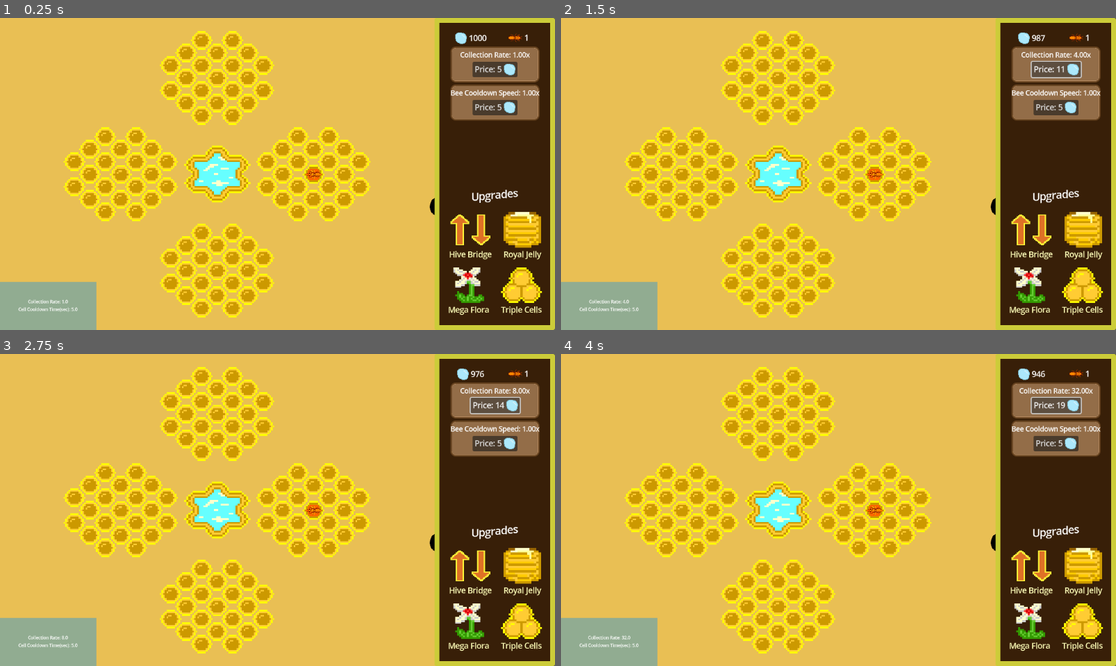
Above: before the commit, frames 1-4 (two rows, left to right).
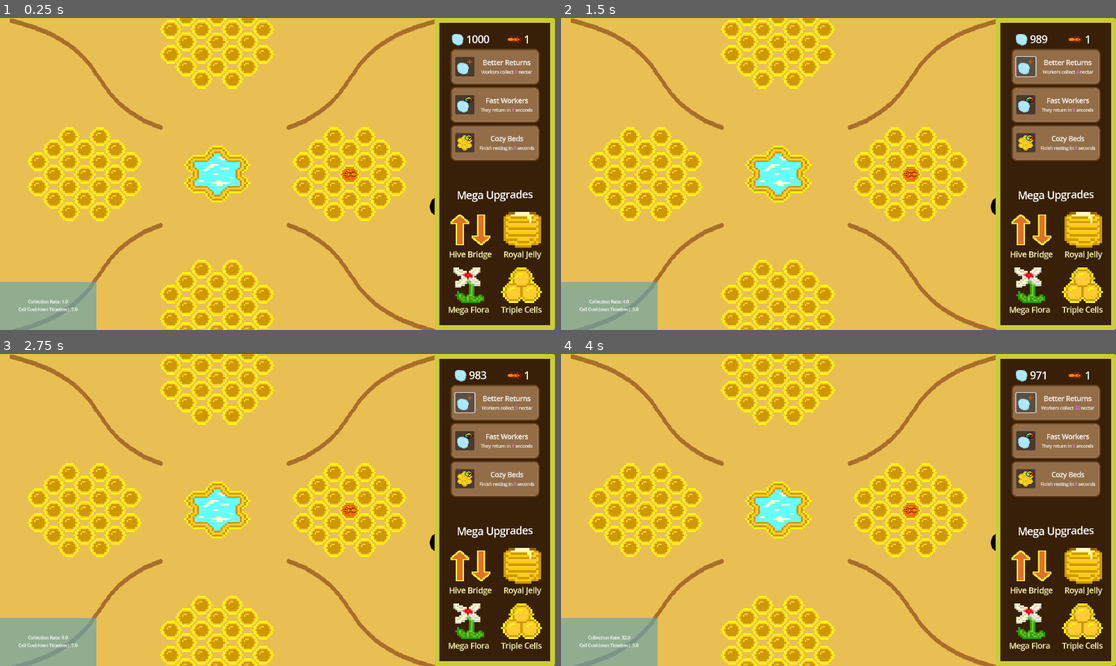
Above: after the commit, the same moments.

Repository: SBSoftwareDev/brainless
Game: Godot game, scene res://src/scenes/game.tscn
The game is run twice, just before and just after one commit, with the same random seed, the same clock (stepped at 60 frames per second) and the same inputs.
Inputs (mouse positions are in pixels of both pictures, inside the frame that each line leads up to; where the layout moved, square brackets give the same spot in the first picture):
- Up to frame 1 (0.25 s): no input
- Up to frame 2 (1.5 s): click (1027, 67) [1054, 67] at 0.5 s; click (1027, 67) [1054, 67] at 1.25 s
- Up to frame 3 (2.75 s): click (466, 403) [493, 403] at 2 s
- Up to frame 4 (4 s): click (1027, 403) [1054, 403] at 2.75 s; click (1027, 403) [1054, 403] at 3.5 s

The runs differ from the first frame. In frame 1, 25% of the frame differs, in the area x 1-98%, y 0-100%; in frame 2, 25%; in frame 3, 25%; in frame 4, 25%.

Commit message:
added new icons for upgrade panel

Diff:
--- a/src/scenes/background.tscn
+++ b/src/scenes/background.tscn
@@ -1,6 +1,7 @@
-[gd_scene load_steps=2 format=3 uid="uid://cuxp5sg65mf58"]
+[gd_scene load_steps=3 format=3 uid="uid://cuxp5sg65mf58"]
 
 [ext_resource type="Texture2D" uid="uid://bj3surl3e6k2v" path="res://assets/img/spritesheet/Background_image.png" id="1_cep3i"]
+[ext_resource type="Texture2D" uid="uid://dvqgdheoimi34" path="res://assets/img/spritesheet/Background_image_test.png" id="2_5tykl"]
 
 [node name="Node2D" type="Node2D"]
 
@@ -8,3 +9,8 @@
 position = Vector2(147.50009, 327.00003)
 scale = Vector2(0.9046666, 1.1244445)
 texture = ExtResource("1_cep3i")
+
+[node name="Test_Image" type="Sprite2D" parent="."]
+position = Vector2(147.50009, 327.00003)
+scale = Vector2(0.9046666, 1.1244445)
+texture = ExtResource("2_5tykl")
--- a/src/scenes/bee_hole.tscn
+++ b/src/scenes/bee_hole.tscn
@@ -8,7 +8,7 @@
 region = Rect2(2, 61, 31, 31)
 
 [sub_resource type="CircleShape2D" id="CircleShape2D_1hcwi"]
-radius = 5.0990195
+radius = 1.0
 
 [node name="BeeHole" type="Sprite2D"]
 texture = SubResource("AtlasTexture_vru7b")
--- a/src/scenes/control.tscn
+++ b/src/scenes/control.tscn
@@ -1,9 +1,11 @@
-[gd_scene load_steps=11 format=3 uid="uid://by3idyv3mn488"]
+[gd_scene load_steps=13 format=3 uid="uid://by3idyv3mn488"]
 
 [ext_resource type="Script" uid="uid://2fy1ymhb4egt" path="res://src/scripts/control.gd" id="1_gp5ph"]
-[ext_resource type="Texture2D" uid="uid://dh722kf4b7uh3" path="res://assets/img/ui/nectar.png" id="2_k1qm1"]
+[ext_resource type="Texture2D" uid="uid://b5k832ub84p2u" path="res://assets/img/ui/nectar_upgrade.png" id="2_d3vkj"]
+[ext_resource type="Texture2D" uid="uid://due1576v6dxnm" path="res://assets/img/ui/nectar_upgrade_speed.png" id="3_0rqde"]
 [ext_resource type="Texture2D" uid="uid://3guvieubuwy8" path="res://assets/img/spritesheet/HiveBridge.png" id="3_210pg"]
 [ext_resource type="PackedScene" uid="uid://cwnf6ld0o4bvt" path="res://src/scenes/price_panel.tscn" id="3_n54qu"]
+[ext_resource type="Texture2D" uid="uid://dx4cibiih8nay" path="res://assets/img/ui/cell_upgrade_speed.png" id="4_dmqt0"]
 [ext_resource type="Texture2D" uid="uid://dlknyeiv5bvmo" path="res://assets/img/spritesheet/Icons_0.3.png" id="4_hy5tx"]
 
 [sub_resource type="StyleBoxFlat" id="StyleBoxFlat_hy5tx"]
@@ -98,8 +100,10 @@
 layout_mode = 2
 size_flags_horizontal = 3
 size_flags_vertical = 3
+theme_override_font_sizes/normal_font_size = 21
 bbcode_enabled = true
 text = "N:"
+fit_content = true
 scroll_active = false
 horizontal_alignment = 1
 
@@ -109,8 +113,10 @@
 layout_mode = 2
 size_flags_horizontal = 3
 size_flags_vertical = 3
+theme_override_font_sizes/normal_font_size = 21
 bbcode_enabled = true
 text = "B:"
+fit_content = true
 scroll_active = false
 horizontal_alignment = 1
 
@@ -124,71 +130,151 @@
 layout_mode = 2
 theme_override_styles/panel = SubResource("StyleBoxFlat_k1qm1")
 
-[node name="VBoxContainer" type="VBoxContainer" parent="Panel/VBoxContainer/RateUpgradePanel/Panel"]
+[node name="MarginContainer" type="MarginContainer" parent="Panel/VBoxContainer/RateUpgradePanel/Panel"]
 layout_mode = 1
-anchors_preset = 8
-anchor_left = 0.5
-anchor_top = 0.5
-anchor_right = 0.5
-anchor_bottom = 0.5
-offset_left = -111.0
-offset_top = -29.0
-offset_right = 111.0
-offset_bottom = 29.0
+anchors_preset = 15
+anchor_right = 1.0
+anchor_bottom = 1.0
 grow_horizontal = 2
 grow_vertical = 2
-
-[node name="Label" type="Label" parent="Panel/VBoxContainer/RateUpgradePanel/Panel/VBoxContainer"]
-layout_mode = 2
-size_flags_horizontal = 4
+theme_override_constants/margin_left = 10
+theme_override_constants/margin_right = 10
+
+[node name="HBox" type="HBoxContainer" parent="Panel/VBoxContainer/RateUpgradePanel/Panel/MarginContainer"]
+layout_mode = 2
+theme_override_constants/separation = 10
+
+[node name="RateUpgradeButton" type="Button" parent="Panel/VBoxContainer/RateUpgradePanel/Panel/MarginContainer/HBox"]
+layout_mode = 2
+size_flags_horizontal = 4
+size_flags_vertical = 4
+icon = ExtResource("2_d3vkj")
+icon_alignment = 2
+
+[node name="VBoxContainer" type="VBoxContainer" parent="Panel/VBoxContainer/RateUpgradePanel/Panel/MarginContainer/HBox"]
+layout_mode = 2
+size_flags_horizontal = 3
+alignment = 1
+
+[node name="Label" type="Label" parent="Panel/VBoxContainer/RateUpgradePanel/Panel/MarginContainer/HBox/VBoxContainer"]
+layout_mode = 2
+size_flags_horizontal = 4
+size_flags_vertical = 1
 theme_override_font_sizes/font_size = 14
-text = "Collection Rate: 1.00x"
-
-[node name="RateUpgradeButton" type="Button" parent="Panel/VBoxContainer/RateUpgradePanel/Panel/VBoxContainer"]
-layout_mode = 2
-size_flags_horizontal = 4
-size_flags_vertical = 4
-text = "Price: 5"
-icon = ExtResource("2_k1qm1")
-icon_alignment = 2
-
-[node name="CellCooldownUpgradePanel2" type="MarginContainer" parent="Panel/VBoxContainer"]
+text = "Better Returns"
+horizontal_alignment = 1
+vertical_alignment = 1
+
+[node name="Label2" type="RichTextLabel" parent="Panel/VBoxContainer/RateUpgradePanel/Panel/MarginContainer/HBox/VBoxContainer"]
+layout_mode = 2
+theme_override_font_sizes/normal_font_size = 9
+bbcode_enabled = true
+text = "Workers collect [color=#E47DFF]X[/color] nectar"
+fit_content = true
+horizontal_alignment = 1
+vertical_alignment = 1
+
+[node name="SpeedUpgradePanel" type="MarginContainer" parent="Panel/VBoxContainer"]
 layout_mode = 2
 theme_override_constants/margin_left = 5
 theme_override_constants/margin_right = 5
 
-[node name="Panel" type="Panel" parent="Panel/VBoxContainer/CellCooldownUpgradePanel2"]
+[node name="Panel" type="Panel" parent="Panel/VBoxContainer/SpeedUpgradePanel"]
 custom_minimum_size = Vector2(0, 75)
 layout_mode = 2
 theme_override_styles/panel = SubResource("StyleBoxFlat_k1qm1")
 
-[node name="VBoxContainer" type="VBoxContainer" parent="Panel/VBoxContainer/CellCooldownUpgradePanel2/Panel"]
-layout_mode = 1
-anchors_preset = 8
-anchor_left = 0.5
-anchor_top = 0.5
-anchor_right = 0.5
-anchor_bottom = 0.5
-offset_left = -111.0
-offset_top = -29.0
-offset_right = 111.0
-offset_bottom = 29.0
-grow_horizontal = 2
-grow_vertical = 2
-
-[node name="Label" type="Label" parent="Panel/VBoxContainer/CellCooldownUpgradePanel2/Panel/VBoxContainer"]
-layout_mode = 2
-size_flags_horizontal = 4
+[node name="MarginContainer" type="MarginContainer" parent="Panel/VBoxContainer/SpeedUpgradePanel/Panel"]
+layout_mode = 0
+offset_right = 185.0
+offset_bottom = 75.0
+theme_override_constants/margin_left = 10
+theme_override_constants/margin_right = 10
+
+[node name="HBox2" type="HBoxContainer" parent="Panel/VBoxContainer/SpeedUpgradePanel/Panel/MarginContainer"]
+layout_mode = 2
+theme_override_constants/separation = 10
+
+[node name="SpeedUpgradeButton" type="Button" parent="Panel/VBoxContainer/SpeedUpgradePanel/Panel/MarginContainer/HBox2"]
+layout_mode = 2
+size_flags_horizontal = 4
+size_flags_vertical = 4
+icon = ExtResource("3_0rqde")
+icon_alignment = 2
+
+[node name="VBoxContainer" type="VBoxContainer" parent="Panel/VBoxContainer/SpeedUpgradePanel/Panel/MarginContainer/HBox2"]
+layout_mode = 2
+size_flags_horizontal = 3
+alignment = 1
+
+[node name="Label" type="Label" parent="Panel/VBoxContainer/SpeedUpgradePanel/Panel/MarginContainer/HBox2/VBoxContainer"]
+layout_mode = 2
+size_flags_horizontal = 4
+size_flags_vertical = 1
 theme_override_font_sizes/font_size = 14
-text = "Bee Cooldown Speed: 1.00x"
-
-[node name="CellUpgradeButton" type="Button" parent="Panel/VBoxContainer/CellCooldownUpgradePanel2/Panel/VBoxContainer"]
+text = "Fast Workers"
+horizontal_alignment = 1
+vertical_alignment = 1
+
+[node name="Label2" type="RichTextLabel" parent="Panel/VBoxContainer/SpeedUpgradePanel/Panel/MarginContainer/HBox2/VBoxContainer"]
+layout_mode = 2
+theme_override_font_sizes/normal_font_size = 9
+bbcode_enabled = true
+text = "They return in [color=#E47DFF]X[/color] seconds"
+fit_content = true
+horizontal_alignment = 1
+vertical_alignment = 1
+
+[node name="CellCooldownUpgradePanel3" type="MarginContainer" parent="Panel/VBoxContainer"]
+layout_mode = 2
+theme_override_constants/margin_left = 5
+theme_override_constants/margin_right = 5
+
+[node name="Panel" type="Panel" parent="Panel/VBoxContainer/CellCooldownUpgradePanel3"]
+custom_minimum_size = Vector2(0, 75)
+layout_mode = 2
+theme_override_styles/panel = SubResource("StyleBoxFlat_k1qm1")
+
+[node name="MarginContainer" type="MarginContainer" parent="Panel/VBoxContainer/CellCooldownUpgradePanel3/Panel"]
+layout_mode = 0
+offset_right = 185.0
+offset_bottom = 75.0
+theme_override_constants/margin_left = 10
+theme_override_constants/margin_right = 10
+
+[node name="HBox2" type="HBoxContainer" parent="Panel/VBoxContainer/CellCooldownUpgradePanel3/Panel/MarginContainer"]
+layout_mode = 2
+theme_override_constants/separation = 10
+
+[node name="CellUpgradeButton" type="Button" parent="Panel/VBoxContainer/CellCooldownUpgradePanel3/Panel/MarginContainer/HBox2"]
 layout_mode = 2
 size_flags_horizontal = 4
 size_flags_vertical = 4
-text = "Price: 5"
-icon = ExtResource("2_k1qm1")
+icon = ExtResource("4_dmqt0")
 icon_alignment = 2
+
+[node name="VBoxContainer" type="VBoxContainer" parent="Panel/VBoxContainer/CellCooldownUpgradePanel3/Panel/MarginContainer/HBox2"]
+layout_mode = 2
+size_flags_horizontal = 3
+alignment = 1
+
+[node name="Label" type="Label" parent="Panel/VBoxContainer/CellCooldownUpgradePanel3/Panel/MarginContainer/HBox2/VBoxContainer"]
+layout_mode = 2
+size_flags_horizontal = 4
+size_flags_vertical = 1
+theme_override_font_sizes/font_size = 14
+text = "Cozy Beds"
+horizontal_alignment = 1
+vertical_alignment = 1
+
+[node name="Label2" type="RichTextLabel" parent="Panel/VBoxContainer/CellCooldownUpgradePanel3/Panel/MarginContainer/HBox2/VBoxContainer"]
+layout_mode = 2
+theme_override_font_sizes/normal_font_size = 9
+bbcode_enabled = true
+text = "Finish resting in [color=#E47DFF]X[/color] seconds"
+fit_content = true
+horizontal_alignment = 1
+vertical_alignment = 1
 
 [node name="MarginContainer2" type="MarginContainer" parent="Panel/VBoxContainer"]
 layout_mode = 2
@@ -205,7 +291,7 @@
 layout_mode = 2
 theme_override_font_sizes/normal_font_size = 21
 bbcode_enabled = true
-text = "[wave amp=50.0 freq=5.0 connected=1]Upgrades[/wave]"
+text = "[wave amp=10.0 freq=5.0 connected=1]Mega Upgrades[/wave]"
 fit_content = true
 horizontal_alignment = 1
 vertical_alignment = 1
@@ -282,5 +368,8 @@
 [node name="PricePanel" parent="." instance=ExtResource("3_n54qu")]
 layout_mode = 1
 
-[connection signal="pressed" from="Panel/VBoxContainer/RateUpgradePanel/Panel/VBoxContainer/RateUpgradeButton" to="." method="_on_rate_upgrade_button_pressed"]
-[connection signal="pressed" from="Panel/VBoxContainer/CellCooldownUpgradePanel2/Panel/VBoxContainer/CellUpgradeButton" to="." method="_on_cell_upgrade_button_pressed"]
+[connection signal="mouse_entered" from="Panel/VBoxContainer/RateUpgradePanel/Panel" to="." method="_on_panel_mouse_entered"]
+[connection signal="mouse_exited" from="Panel/VBoxContainer/RateUpgradePanel/Panel" to="." method="_on_panel_mouse_exited"]
+[connection signal="pressed" from="Panel/VBoxContainer/RateUpgradePanel/Panel/MarginContainer/HBox/RateUpgradeButton" to="." method="_on_rate_upgrade_button_pressed"]
+[connection signal="pressed" from="Panel/VBoxContainer/SpeedUpgradePanel/Panel/MarginContainer/HBox2/SpeedUpgradeButton" to="." method="_on_cell_upgrade_button_pressed"]
+[connection signal="pressed" from="Panel/VBoxContainer/CellCooldownUpgradePanel3/Panel/MarginContainer/HBox2/CellUpgradeButton" to="." method="_on_cell_upgrade_button_pressed"]
--- a/src/scripts/control.gd
+++ b/src/scripts/control.gd
@@ -7,10 +7,11 @@
 @onready var bee_amount_label: RichTextLabel = %BeeAmountLabel
 @onready var price_panel: Control = $PricePanel
 @onready var cell_cooldown_label: Label = $Panel/VBoxContainer/CellCooldownUpgradePanel2/Panel/VBoxContainer/Label
-@onready var rate_upgrade_label: Label = $Panel/VBoxContainer/RateUpgradePanel/Panel/VBoxContainer/Label
+@onready var rate_upgrade_label: RichTextLabel = $"Panel/VBoxContainer/RateUpgradePanel/Panel/MarginContainer/HBox/VBoxContainer/Label2"
 @onready var rate_upgrade_button: Button = $Panel/VBoxContainer/RateUpgradePanel/Panel/VBoxContainer/RateUpgradeButton
 @onready var cell_upgrade_button: Button = $Panel/VBoxContainer/CellCooldownUpgradePanel2/Panel/VBoxContainer/CellUpgradeButton
 
+@onready var rate_panel: Panel = $Panel/VBoxContainer/RateUpgradePanel/Panel
 
 func _ready() -> void:
 	nectar_amount_label.text = str("[img]res://assets/img/ui/nectar.png[/img] 0")
@@ -25,6 +26,8 @@
 
 	updatePricePanel()
 
+
+
 func updatePricePanel() -> void:
 	var mousePos :Vector2 = get_viewport().get_mouse_position()
 	if mousePos:
@@ -35,12 +38,20 @@
 	var bought = economy.buyCellCooldownUpgrade()
 	if bought:
 		cell_cooldown_label.text = str("Bee Cooldown Speed: ", player_stats.upgrade_cell_cooldown_rate(), "x")
-		cell_upgrade_button.text = str("Price: ", economy.getCellCooldownPrice())
+		#cell_upgrade_button.text = str("Price: ", economy.getCellCooldownPrice())
 
 
 
 func _on_rate_upgrade_button_pressed() -> void:
 	var bought = economy.buyCollectionUpgrade()
 	if bought:
-		rate_upgrade_label.text = str("Collection Rate: ", player_stats.upgrade_collection_rate(), "x")
-		rate_upgrade_button.text = str("Price: ", economy.getCollectionPrice())
+		rate_upgrade_label.text = str("Workers collect [color=#E47DFF]", int(player_stats.upgrade_collection_rate()), "[/color] nectar")
+		#rate_upgrade_button.text = str("Price: ", economy.getCollectionPrice())
+
+
+func _on_panel_mouse_entered() -> void:
+	price_panel.visible = true
+
+
+func _on_panel_mouse_exited() -> void:
+	price_panel.visible = false
--- a/src/scripts/economy.gd
+++ b/src/scripts/economy.gd
@@ -4,7 +4,7 @@
 var bees :int = 0
 
 var cell_price = 4
-var price_multiplier :float = 2.75
+var price_multiplier :float = 0.01
 var cells_purchased :int = 0
 
 var cell_cooldown_price :int = 5
@@ -28,7 +28,7 @@
 	return bees
 
 func getCellPrice() -> int:
-	return ceil(cell_price + (cells_purchased * price_multiplier))
+	return ceil(pow(cell_price * (1 + price_multiplier), cells_purchased))
 
 func getCellCooldownPrice() -> int:
 	return ceil(cell_cooldown_price + (cell_cooldown_rate_purchases * price_multiplier))
--- a/src/scripts/level.gd
+++ b/src/scripts/level.gd
@@ -1,6 +1,6 @@
 extends Node2D
 
-const OFFSET :float = 200.0
+const OFFSET :float = 275.0
 
 @onready var bee_hole: Sprite2D = %BeeHole
 
Binary file changed: assets/img/spritesheet/Background_image.png
Binary file added: assets/img/spritesheet/Background_image_test.png
Not shown, added: assets/img/spritesheet/Background_image_test.png.import
Binary file added: assets/img/ui/cell_upgrade_speed.png
Not shown, added: assets/img/ui/cell_upgrade_speed.png.import
Binary file added: assets/img/ui/nectar_upgrade.png
Not shown, added: assets/img/ui/nectar_upgrade.png.import
Binary file added: assets/img/ui/nectar_upgrade_speed.png
Not shown, added: assets/img/ui/nectar_upgrade_speed.png.import
